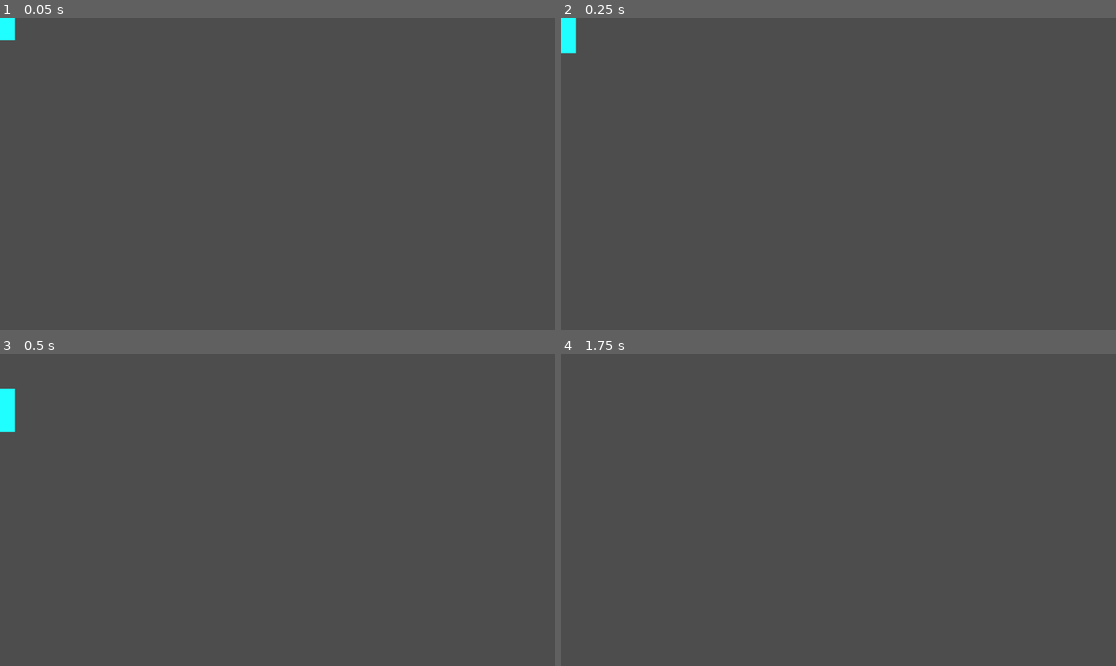
Above: before the commit, frames 1-4 (two rows, left to right).
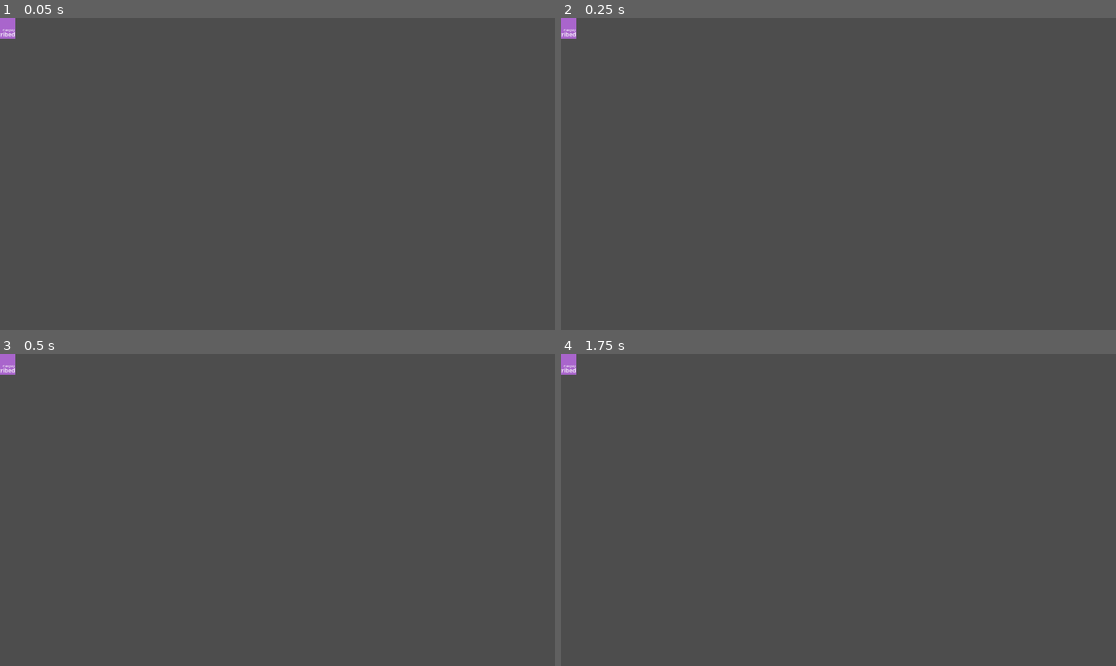
Above: after the commit, the same moments.

Repository: ghost-ily/NSTP_SLB_Project
Game: Godot game, scene res://Game 2 Resources/medicine.tscn
Same seed, same stepped clock (60 frames per second), same inputs: the game is played once before the commit and once after it. This scene is started directly instead of the project's main scene.
Inputs (mouse positions are in pixels of both pictures, inside the frame that each line leads up to):
- Up to frame 1 (0.05 s): no input
- Up to frame 2 (0.25 s): no input
- Up to frame 3 (0.5 s): no input
- Up to frame 4 (1.75 s): move the mouse to (960, 494) at 0.52 s; press the mouse at (960, 494) at 0.53 s; move the mouse to (727, 525) at 1.27 s; release the mouse at (727, 525) at 1.28 s; click (727, 525) at 1.35 s

The runs differ from the first frame. In frame 1, 0.2% of the frame differs, in the area x 0-3%, y 0-8%; in frame 2, 0.3%; in frame 3, 0.6%, in the area x 0-3%, y 0-26%; in frame 4, 0.2%.

Commit message:
Prototype medsorter for patients ready

Diff:
--- a/Game 2 Resources/medicine.tscn
+++ b/Game 2 Resources/medicine.tscn
@@ -1,28 +1,39 @@
 [gd_scene format=3 uid="uid://c5i3tv2sushda"]
 
+[ext_resource type="Script" uid="uid://b3mxl6cqfcrrb" path="res://Game 2 Resources/medicine.gd" id="1_balq1"]
+
 [sub_resource type="RectangleShape2D" id="RectangleShape2D_loep1"]
-size = Vector2(63.5, 91)
+size = Vector2(64, 86)
 
 [sub_resource type="CanvasTexture" id="CanvasTexture_balq1"]
 
-[sub_resource type="RectangleShape2D" id="RectangleShape2D_4jnb1"]
-size = Vector2(1.0000001, 1)
+[node name="Area2D" type="Area2D" unique_id=150860384]
+script = ExtResource("1_balq1")
 
-[node name="RigidBody2D" type="RigidBody2D" unique_id=1192179124]
-
-[node name="CollisionShape2D" type="CollisionShape2D" parent="." unique_id=324906129]
+[node name="CollisionShape2D" type="CollisionShape2D" parent="." unique_id=611412202]
+position = Vector2(0, -3.8146973e-06)
 shape = SubResource("RectangleShape2D_loep1")
 
-[node name="Sprite2D" type="Sprite2D" parent="." unique_id=610709565]
-modulate = Color(0.1254902, 1, 1, 1)
-position = Vector2(1.9073486e-06, 0)
-scale = Vector2(61.999996, 90)
+[node name="Sprite2D" type="Sprite2D" parent="." unique_id=391100171]
+modulate = Color(0.6627451, 0.39607844, 0.8, 1)
+position = Vector2(1.9073486e-06, -3.8146973e-06)
+scale = Vector2(63.999996, 85.99999)
 texture = SubResource("CanvasTexture_balq1")
 
-[node name="mouseArea" type="Area2D" parent="." unique_id=2059217065]
-position = Vector2(1.9073486e-06, 0)
-scale = Vector2(61.999996, 90)
+[node name="Label2" type="Label" parent="." unique_id=1727100298]
+offset_left = -34.0
+offset_top = 25.0
+offset_right = 54.333336
+offset_bottom = 48.0
+scale = Vector2(0.75, 0.75)
+text = "Prescribed"
+horizontal_alignment = 2
 
-[node name="CollisionShape2D" type="CollisionShape2D" parent="mouseArea" unique_id=1745613025]
-position = Vector2(-3.1725055e-08, 0)
-shape = SubResource("RectangleShape2D_4jnb1")
+[node name="Label" type="Label" parent="." unique_id=1496070562]
+offset_left = 6.000002
+offset_top = 21.0
+offset_right = 76.0
+offset_bottom = 44.0
+scale = Vector2(0.35, 0.35)
+text = "Category"
+horizontal_alignment = 2
--- a/Game 2 Resources/medicinesorter.gd
+++ b/Game 2 Resources/medicinesorter.gd
@@ -1,21 +1,69 @@
 extends Node2D
 
-const BRICK = preload("res://Game 1 Resources/brick.tscn")
+var score = 0
+const MEDICINE = preload("res://Game 2 Resources/medicine.tscn")
+
 @onready var ui: Control = $Control
+@onready var scoreboard: Label = $scoreBoard
+@onready var randotime: Timer = $RandomTimer
+@onready var medspawn: Node2D = $MedicineSpawner
 
-var on_floor: Array = []
-var on_brick: Array = []
 var game_complete: bool = false
 
 func start_game() -> void:
+	# Reset state
+	score = 0
 	game_complete = false
+	scoreboard.text = "Score: %d" % score
 
+	# Clear existing medicines
+	for med in get_tree().get_nodes_in_group("medicines"):
+		med.queue_free()
 
-# Called when the node enters the scene tree for the first time.
+	# Restart spawn timer
+	randotime.wait_time = randi_range(1, 3)
+	randotime.start()
+
 func _ready() -> void:
-	pass
+	randotime.wait_time = randi_range(1, 3)
+	randotime.start()
+	scoreboard.text = "Score: %d" % score
 
-# Called every frame. 'delta' is the elapsed time since the previous frame.
+func _on_RandomTimer_timeout() -> void:
+	spawn_medicine()
+	randotime.wait_time = randi_range(1, 3)
+	randotime.start()
+
+func spawn_medicine() -> void:
+	var med = MEDICINE.instantiate()
+	var medcat = ["OTC", "Prescribed", "Critical"]
+	med.category = medcat[randi() % medcat.size()]
+	med.position = medspawn.position
+	add_child(med)
+	med.add_to_group("medicines")
+	med.connect("placed_on_shelf", Callable(self, "_on_medicine_placed"))
+	med.dispcat.text = med.category
+	print("Spawned medicine:", med.category, "at", med.position) # debug line
+
+func _on_medicine_placed(med_category: String, shelf_name: String) -> void:
+	var correct = false
+	if med_category == "OTC" and shelf_name == "ShelfOTC":
+		correct = true
+	elif med_category == "Prescribed" and shelf_name == "ShelfPres":
+		correct = true
+	elif med_category == "Critical" and shelf_name == "ShelfCrit":
+		correct = true
+
+	if correct:
+		score += 500
+	else:
+		score -= 300
+	scoreboard.text = "Score: %d" % score
+
+	# SAMPLE WIN TERMINATOR.
+	if score >= 2500:
+		game_complete = true
+
 func _process(delta: float) -> void:
-	if (!game_complete):
-		pass
+	if game_complete:
+		randotime.stop()
--- a/Game 2 Resources/medicinesorter.tscn
+++ b/Game 2 Resources/medicinesorter.tscn
@@ -2,6 +2,7 @@
 
 [ext_resource type="Script" uid="uid://bxnb537h7peu5" path="res://Game 2 Resources/medicinesorter.gd" id="1_v2op4"]
 [ext_resource type="PackedScene" uid="uid://c0yf31bfp34y6" path="res://GameOver.tscn" id="2_o2ufn"]
+[ext_resource type="PackedScene" uid="uid://dxnqepn68uxc1" path="res://Game 2 Resources/shelf.tscn" id="3_eb2n6"]
 
 [node name="main" type="Node2D" unique_id=1352383641]
 script = ExtResource("1_v2op4")
@@ -12,3 +13,50 @@
 anchors_preset = -1
 offset_left = 142.0
 offset_top = 1271.0
+
+[node name="ShelfCrit" parent="." unique_id=1387935665 instance=ExtResource("3_eb2n6")]
+position = Vector2(820, 101)
+
+[node name="Label" type="Label" parent="ShelfCrit" unique_id=1713506394]
+offset_left = 55.0
+offset_top = -24.0
+offset_right = 192.0
+offset_bottom = -1.0
+text = "Critical Medicines"
+horizontal_alignment = 1
+
+[node name="ShelfPres" parent="." unique_id=1682588727 instance=ExtResource("3_eb2n6")]
+position = Vector2(470, 99)
+
+[node name="Label" type="Label" parent="ShelfPres" unique_id=2134886072]
+offset_left = 33.0
+offset_top = -24.0
+offset_right = 209.0
+offset_bottom = -1.0
+text = "Prescribed Medicines"
+horizontal_alignment = 1
+
+[node name="ShelfOTC" parent="." unique_id=1562471713 instance=ExtResource("3_eb2n6")]
+position = Vector2(128, 99)
+
+[node name="Label" type="Label" parent="ShelfOTC" unique_id=540681035]
+offset_left = 12.0
+offset_top = -24.0
+offset_right = 231.0
+offset_bottom = -1.0
+text = "Over-the-Counter Medicines"
+horizontal_alignment = 1
+
+[node name="MedicineSpawner" type="Node2D" parent="." unique_id=1931757531]
+position = Vector2(591, 552)
+
+[node name="scoreBoard" type="Label" parent="." unique_id=1659060111]
+offset_left = 23.0
+offset_top = 14.0
+offset_right = 84.0
+offset_bottom = 37.0
+text = "Score: 0"
+
+[node name="RandomTimer" type="Timer" parent="." unique_id=1311116681]
+
+[connection signal="timeout" from="RandomTimer" to="." method="_on_RandomTimer_timeout"]
